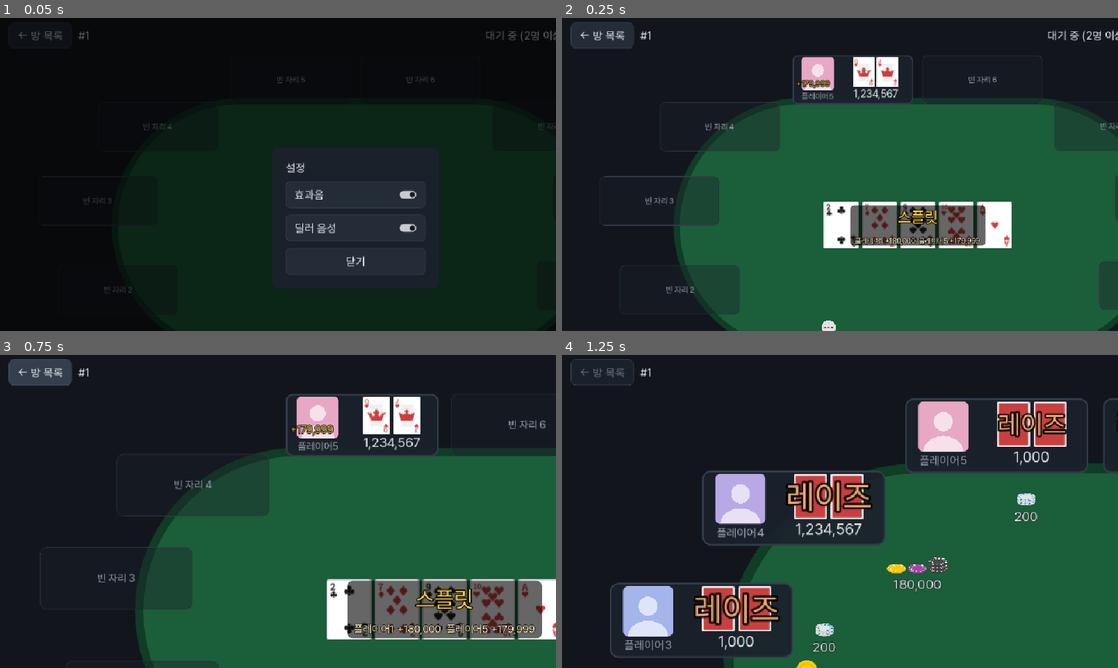
Above: before the commit, frames 1-4 (two rows, left to right).
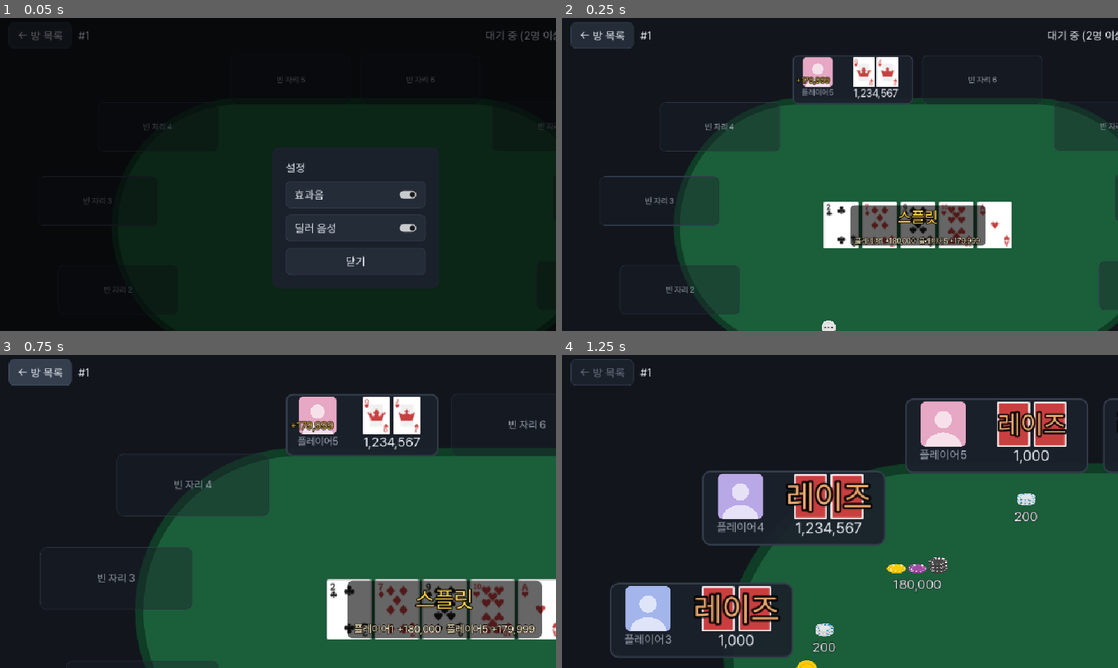
Above: after the commit, the same moments.

Repository: modify879/board-game-godot
Game: Godot game, scene res://games/holdem/test_layout.tscn
Two runs of this game, one before a commit and one after it. Both use one fixed random seed, a clock stepped at 60 frames per second and the inputs below. This scene is started directly instead of the project's main scene.
Inputs:
- Up to frame 1 (0.05 s): no input
- Up to frame 2 (0.25 s): no input
- Up to frame 3 (0.75 s): click "← 방 목록" at 0.5 s
- Up to frame 4 (1.25 s): no input

Frame 1 is identical in both runs. In frame 2, 0.5% of the frame differs, in the area x 42-61%, y 12-26%; in frame 3, 0.7%; in frame 4, 2.2%, in the area x 10-88%, y 14-95%.

Commit message:
fix(holdem): 데스크톱 타이머 막대가 닉네임·소지금·족보 글자를 가리지 않게 패널 아래 띠를 따로 둔다

Diff:
--- a/games/holdem/seat.gd
+++ b/games/holdem/seat.gd
@@ -154,7 +154,7 @@
 	var cols := desk_columns(hero, left, kk)
 	var av: Rect2 = cols.avatar
 	var cd: Rect2 = cols.cards
-	var d := (82.0 if hero else 60.0) * kk # 아바타 사진: 둥근 사각, 열을 거의 채운다(닉네임은 그 아래)
+	var d := (76.0 if hero else 54.0) * kk # 아바타 사진: 둥근 사각, 열을 거의 채운다(닉네임은 그 아래)
 	_avatar_r = d / 2.0
 	_avatar_c = Vector2(av.get_center().x, (5.0 if hero else 4.0) * kk + _avatar_r)
 	initial.position = _avatar_c - Vector2(_avatar_r, _avatar_r)
@@ -166,17 +166,17 @@
 	name_label.horizontal_alignment = HORIZONTAL_ALIGNMENT_CENTER
 	stack_label.horizontal_alignment = HORIZONTAL_ALIGNMENT_CENTER
 	if hero:
-		name_label.position = Vector2(av.position.x, 89.0 * kk)
-		name_label.size = Vector2(av.size.x, 24.0 * kk)
-		stack_label.position = Vector2(cd.position.x, 96.0 * kk)
-		stack_label.size = Vector2(cd.size.x, 28.0 * kk)
-		hand_rank.position = Vector2(cd.position.x, 124.0 * kk)
-		hand_rank.size = Vector2(cd.size.x, 20.0 * kk)
+		name_label.position = Vector2(av.position.x, 82.0 * kk)
+		name_label.size = Vector2(av.size.x, 22.0 * kk)
+		stack_label.position = Vector2(cd.position.x, 93.0 * kk)
+		stack_label.size = Vector2(cd.size.x, 26.0 * kk)
+		hand_rank.position = Vector2(cd.position.x, 119.0 * kk)
+		hand_rank.size = Vector2(cd.size.x, 19.0 * kk)
 	else:
-		name_label.position = Vector2(av.position.x, 66.0 * kk)
-		name_label.size = Vector2(av.size.x, 20.0 * kk)
-		stack_label.position = Vector2(cd.position.x, 59.0 * kk)
-		stack_label.size = Vector2(cd.size.x, 26.0 * kk)
+		name_label.position = Vector2(av.position.x, 59.0 * kk)
+		name_label.size = Vector2(av.size.x, 18.0 * kk)
+		stack_label.position = Vector2(cd.position.x, 58.0 * kk)
+		stack_label.size = Vector2(cd.size.x, 22.0 * kk)
 	hand_rank.horizontal_alignment = HORIZONTAL_ALIGNMENT_CENTER
 	hand_rank.add_theme_font_size_override("font_size", int(round(16.0 * kk)))
 	var pf := int(round(11.0 * kk))
@@ -263,9 +263,9 @@
 			list.append(l)
 	var av: Rect2 = desk_columns(hero_slot, avatar_left, k).avatar
 	if hero_slot: # 아바타 열 닉네임 아래로 세로로 쌓는다
-		var y := 114.0 * k
+		var y := 108.0 * k
 		for l: Label in list:
-			if y + l.size.y > size.y - 8.0 * k:
+			if y + l.size.y > timer_bar_rect().position.y - 2.0 * k:
 				l.hide() # 아래로 넘치면 낮은 우선순위부터 숨긴다
 				continue
 			l.position = Vector2(av.get_center().x - l.size.x / 2.0, y)
@@ -400,6 +400,14 @@
 	return ACCENT.lerp(DANGER, _pulse) if _pulse > 0.0 else ACCENT
 
 
+## 타이머 막대 자리(로컬 좌표). 데스크톱은 패널 아래 가장자리 안쪽 띠(테두리 위 4k) — 이름·스택·족보 칸은 set_desktop 이 그 위에 끝나게 놓는다. 폰은 캡슐 바로 아래 바깥
+func timer_bar_rect() -> Rect2:
+	if desk:
+		var th := (7.0 if hero_slot else 5.0) * k
+		return Rect2(10.0 * k, size.y - 4.0 * k - th, size.x - 20.0 * k, th)
+	return Rect2(10, size.y + (12.0 if _badge_count > 0 else 4.0), size.x - 20.0, 5.0)
+
+
 ## 타이머 막대: 어두운 트랙 위에 남은 비율만큼 둥근 막대. 5초 미만이면 빨강
 func _draw_timer_bar(track: Rect2) -> void:
 	var sb := StyleBoxFlat.new()
@@ -517,7 +525,7 @@
 	_style.draw(get_canvas_item(), Rect2(Vector2.ZERO, size))
 	_draw_avatar(Vector2(size.y / 2.0, size.y / 2.0), (size.y - 14.0) / 2.0, _avatar_color, 1.0)
 	if timer_left >= 0.0:
-		_draw_timer_bar(Rect2(10, size.y + (12.0 if _badge_count > 0 else 4.0), size.x - 20.0, 5.0))
+		_draw_timer_bar(timer_bar_rect())
 
 
 ## 기본 프로필: 파스텔 바탕 + 흰 머리·어깨 실루엣. square 면 둥근 사각(어깨는 아래 변에 닿고 사각 안으로 잘린다), 아니면 원
@@ -564,5 +572,4 @@
 	_style.draw(get_canvas_item(), Rect2(Vector2.ZERO, size))
 	_draw_avatar(_avatar_c, _avatar_r, _avatar_color * Color(1, 1, 1, _dim.a), _dim.a, true)
 	if timer_left >= 0.0:
-		var th := (8.0 if hero_slot else 6.0) * k
-		_draw_timer_bar(Rect2(10.0 * k, size.y - th - 5.0 * k, size.x - 20.0 * k, th))
+		_draw_timer_bar(timer_bar_rect())
--- a/games/holdem/test_layout.gd
+++ b/games/holdem/test_layout.gd
@@ -180,6 +180,8 @@
 				bad_extra.append("%s 토큰 크기 %s" % [o, s.badge_action.size])
 		if s.payout_label.visible:
 			items.append({"o": o, "k": "payout", "r": s.payout_label.get_global_rect()})
+		if table.public_view.get("result") == null and int(table.public_view.get("toActSeatNo", -1)) == no: # 타이머 막대(차례인 좌석만, 결과 화면엔 없다 — 지급액과 같은 자리를 쓴다). 자기 글자·카드와도 안 겹쳐야 한다
+			items.append({"o": o, "k": "timer", "r": Rect2(s.global_position + s.timer_bar_rect().position, s.timer_bar_rect().size)})
 		if table.bet_boxes[no - 1].visible:
 			items.append({"o": o, "k": "bet", "r": table.bet_boxes[no - 1].get_global_rect()})
 	if table.dealer_marker.visible:
@@ -359,6 +361,11 @@
 		var sw := sl.get_theme_font("font").get_string_size(sl.text, HORIZONTAL_ALIGNMENT_LEFT, -1, sl.get_theme_font_size("font_size")).x
 		if sw > sl.size.x + 0.5:
 			bad.append("%s 스택 문구 잘림 %s (%.0f > %.0f)" % [o, sl.text, sw, sl.size.x])
+		var tr := Rect2(s.global_position + s.timer_bar_rect().position, s.timer_bar_rect().size) # 타이머 막대는 자기 글자·카드·내 큰 카드와 안 겹치고 다른 것과도 안 겹친다
+		items.append({"o": o, "k": "timer", "r": tr})
+		for it2 in inner:
+			if _in(it2.r).intersects(_in(tr)):
+				bad.append("%s/%s x 타이머 막대 %s %s" % [o, it2.n, _s(it2.r), _s(tr)])
 		for i in inner.size():
 			if not pr.grow(0.5).encloses(inner[i].r):
 				bad.append("%s/%s 패널 밖 %s (패널 %s)" % [o, inner[i].n, _s(inner[i].r), _s(pr)])
@@ -395,6 +402,8 @@
 			var b: Dictionary = items[j]
 			if [a.k, b.k] in [["board", "label"], ["label", "board"]]:
 				continue # 배너는 보드 카드 위에 얹는다
+			if a.o == b.o and [a.k, b.k] in [["panel", "timer"], ["timer", "panel"]]:
+				continue # 막대는 자기 패널 안쪽 띠 — 글자·카드와의 겹침은 위에서 따로 본다
 			if _in(a.r).intersects(_in(b.r)):
 				bad.append("%s/%s x %s/%s %s %s" % [a.o, a.k, b.o, b.k, _s(a.r), _s(b.r)])
 	# 토큰·베팅·마커는 가장 가까운 패널이 자기 좌석이어야 한다(옆 좌석 것으로 보이지 않게)
